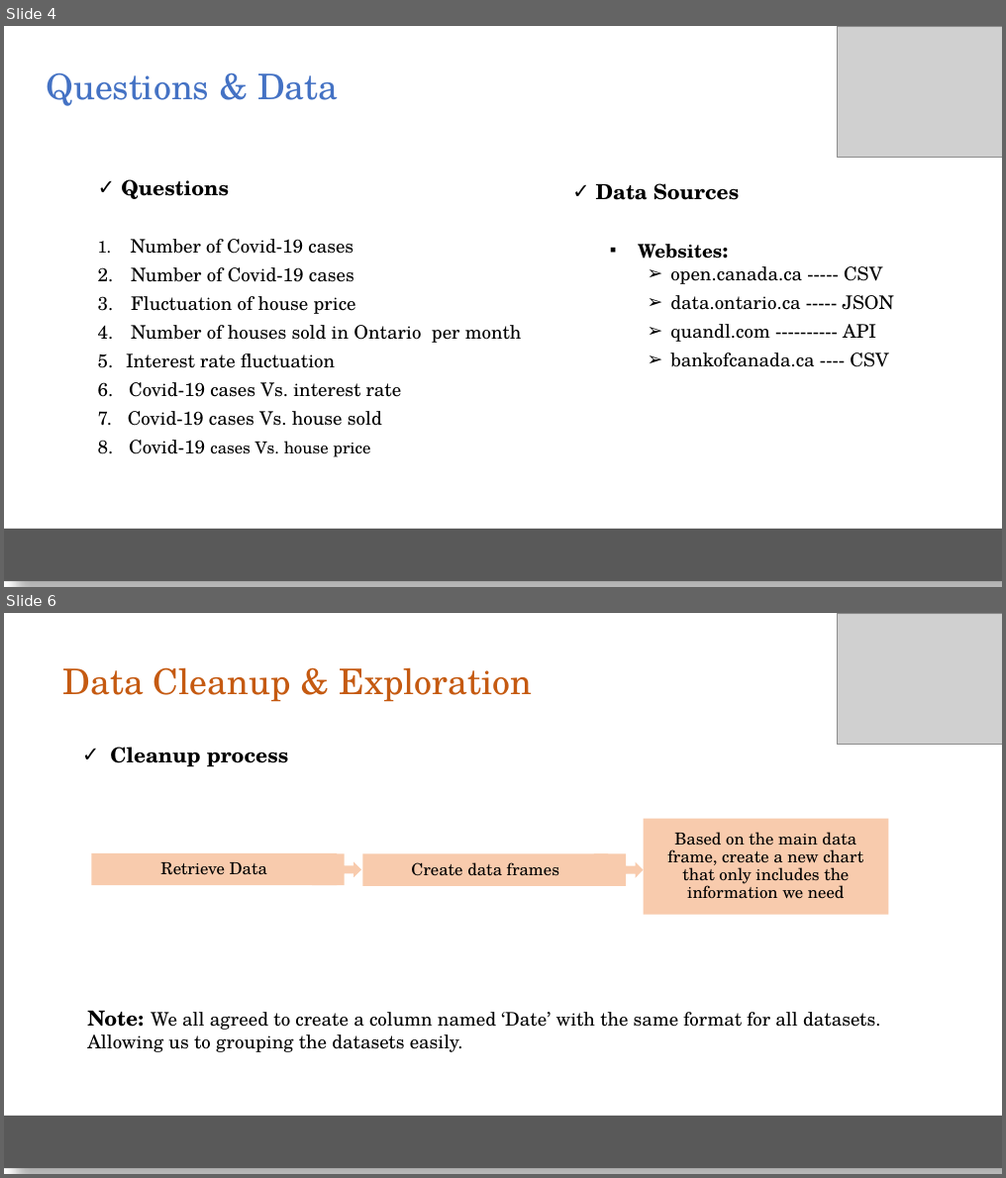
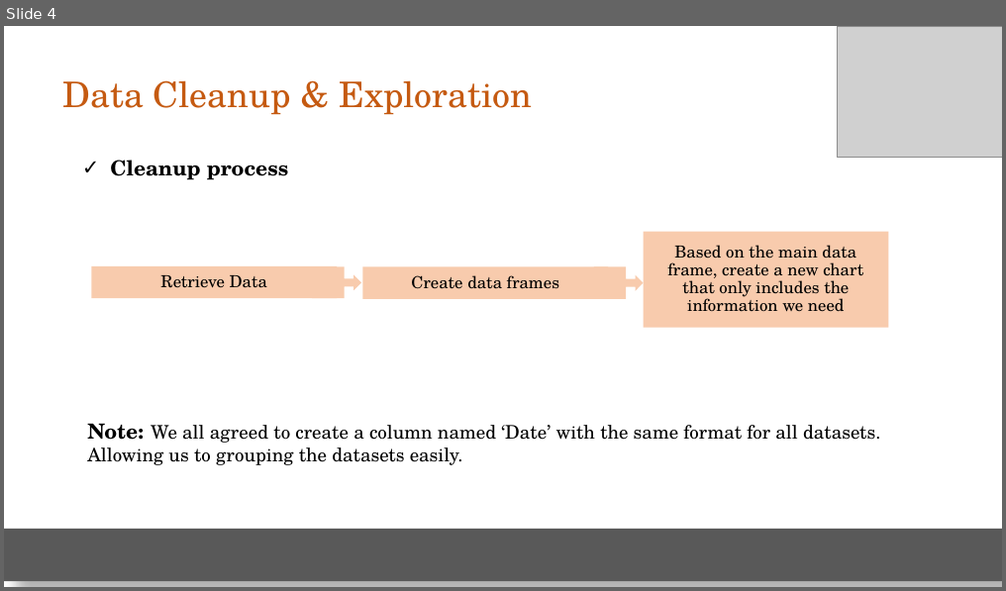
Before and after one commit to elubanska/GTA_real_estate_market, a slide deck: Real Estate Mkt.pptx. Shown one above the other, each under a label of ours: slides 4 and 6 before the commit, slide 4 after it; the slides between them are not shown. The pictures are 1006x1178 and 1006x591 pixels, drawn with LibreOffice and Linux fonts; fonts in the diff are those of the drawing; grey boxes stand for pictures. Boxes give left, top, right and bottom in pixels: in the first picture for what was removed or moved away, otherwise in the second. Text is boxed around its words. In the diff, an @@ line names an element or a change of style, - is before the commit and + after.

```diff
--- a/Real Estate Mkt.pptx
+++ b/Real Estate Mkt.pptx
@@ slide 4 removed at bbox=[4, 26, 1002, 587], background #FFFFFF @@
@@ picture removed at bbox=[838, 26, 1002, 158] @@
@@ text removed at bbox=[47, 73, 338, 106] @@
-Questions & Data
@@ text removed at bbox=[121, 179, 522, 458] @@
-✓ Questions
-1. Number of Covid-19 cases
-2. Number of Covid-19 cases
-3. Fluctuation of house price
-4. Number of houses sold in Ontario per month
-5. Interest rate fluctuation
-6. Covid-19 cases Vs. interest rate
-7. Covid-19 cases Vs. house sold
-8. Covid-19 cases Vs. house price
@@ text removed at bbox=[596, 183, 895, 368] @@
-✓ Data Sources
-  ▪ Websites:
-    ➢ open.canada.ca ----- CSV
-    ➢ data.ontario.ca ----- JSON
-    ➢ quandl.com ---------- API
-    ➢ bankofcanada.ca ---- CSV
@@ rectangle removed at bbox=[4, 529, 1002, 581] @@
@@ what was slide 6 is now slide 4 @@
```
Also in this commit, not shown: 4 slides changed, 1 slide added, 3 other slides removed.
